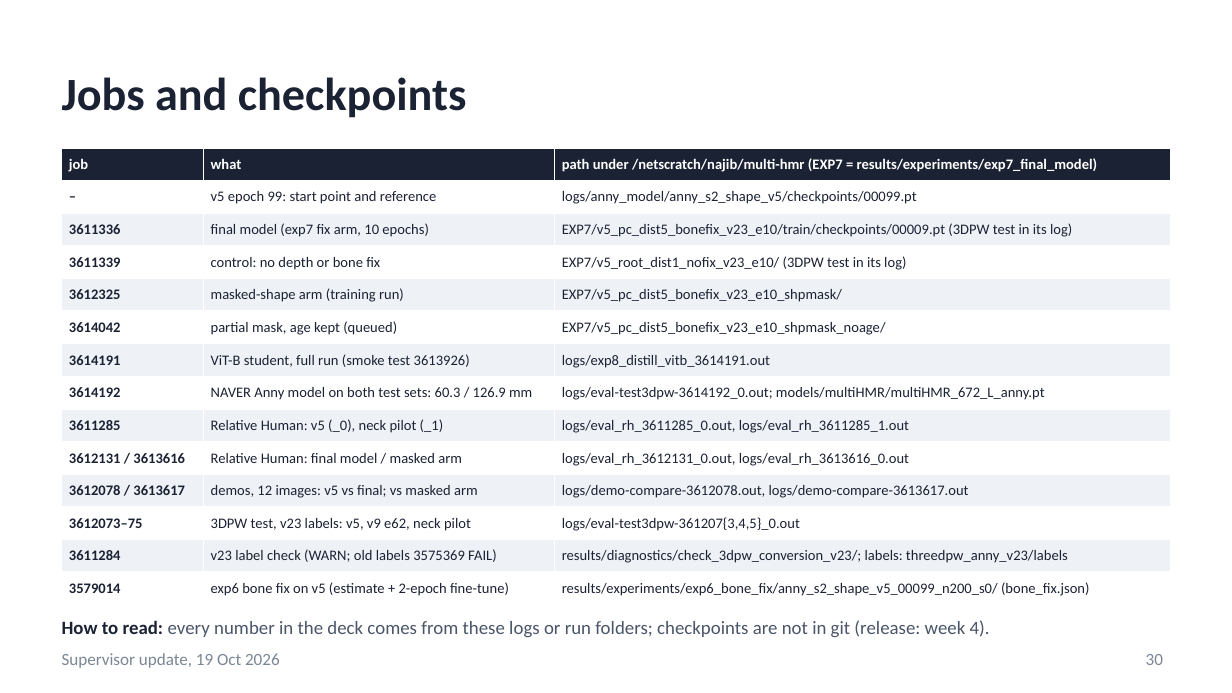
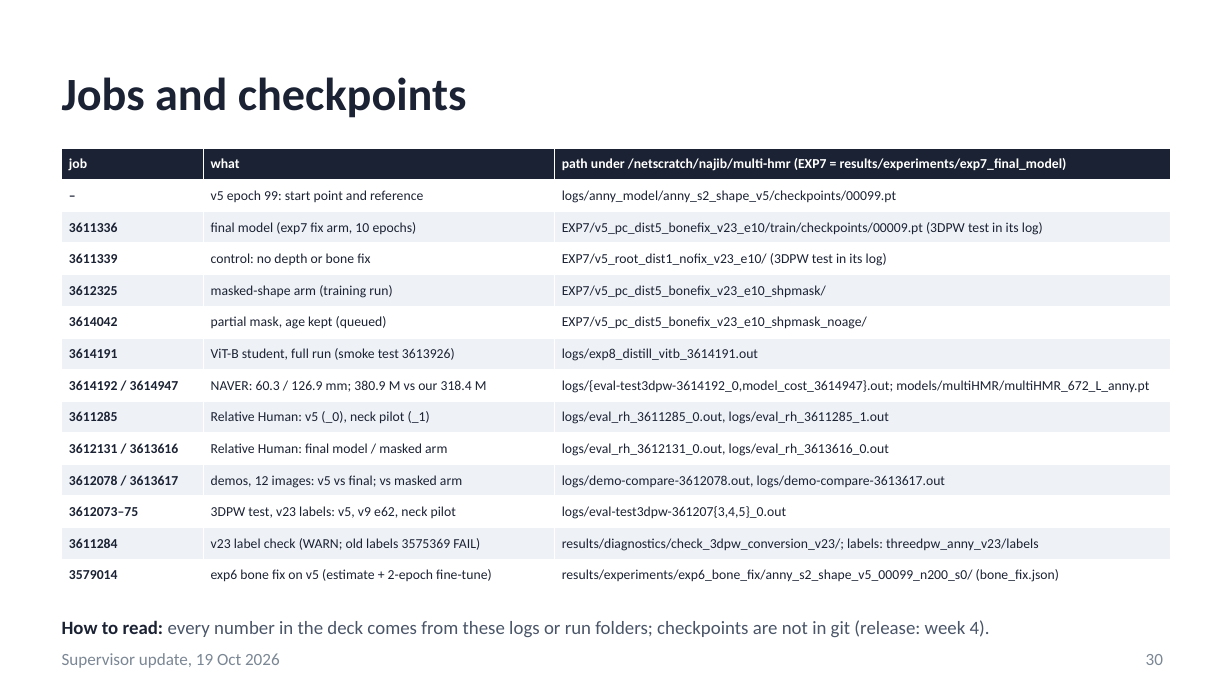
Before and after one commit to saadnajib/Multi-Person-Whole-Body-Human-Mesh-Recovery-in-a-Single-Shot-with-Annyone-dataset-and-3dpw-dataset, a slide deck: slide 30 of docs/supervisor_update_2026-10-19.pptx. Drawn at 1232x693 pixels with LibreOffice and Linux fonts; fonts in the diff are those of the drawing. Boxes give left, top, right and bottom in pixels: in the first picture for what was removed or moved away, otherwise in the second. Text is boxed around its words. In the diff, an @@ line names an element or a change of style, - is before the commit and + after.

```diff
--- a/docs/supervisor_update_2026-10-19.pptx
+++ b/docs/supervisor_update_2026-10-19.pptx
@@ table at [62, 148, 1170, 586] @@
-row 8: 3614192 | NAVER Anny model on both test sets: 60.3 / 126.9 mm | logs/eval-test3dpw-3614192_0.out; models/multiHMR/multiHMR_672_L_anny.pt
+row 8: 3614192 / 3614947 | NAVER: 60.3 / 126.9 mm; 380.9 M vs our 318.4 M | logs/{eval-test3dpw-3614192_0,model_cost_3614947}.out; models/multiHMR/multiHMR_672_L_anny.pt
@@ size 8.5 to 8 pt in "job", "what", "path under /netscratch/najib/multi-hmr (EXP7 = results/exper ...", "–" and 35 more places @@
```
Also in this commit, not shown: 2 other slides changed, 5 other files.
